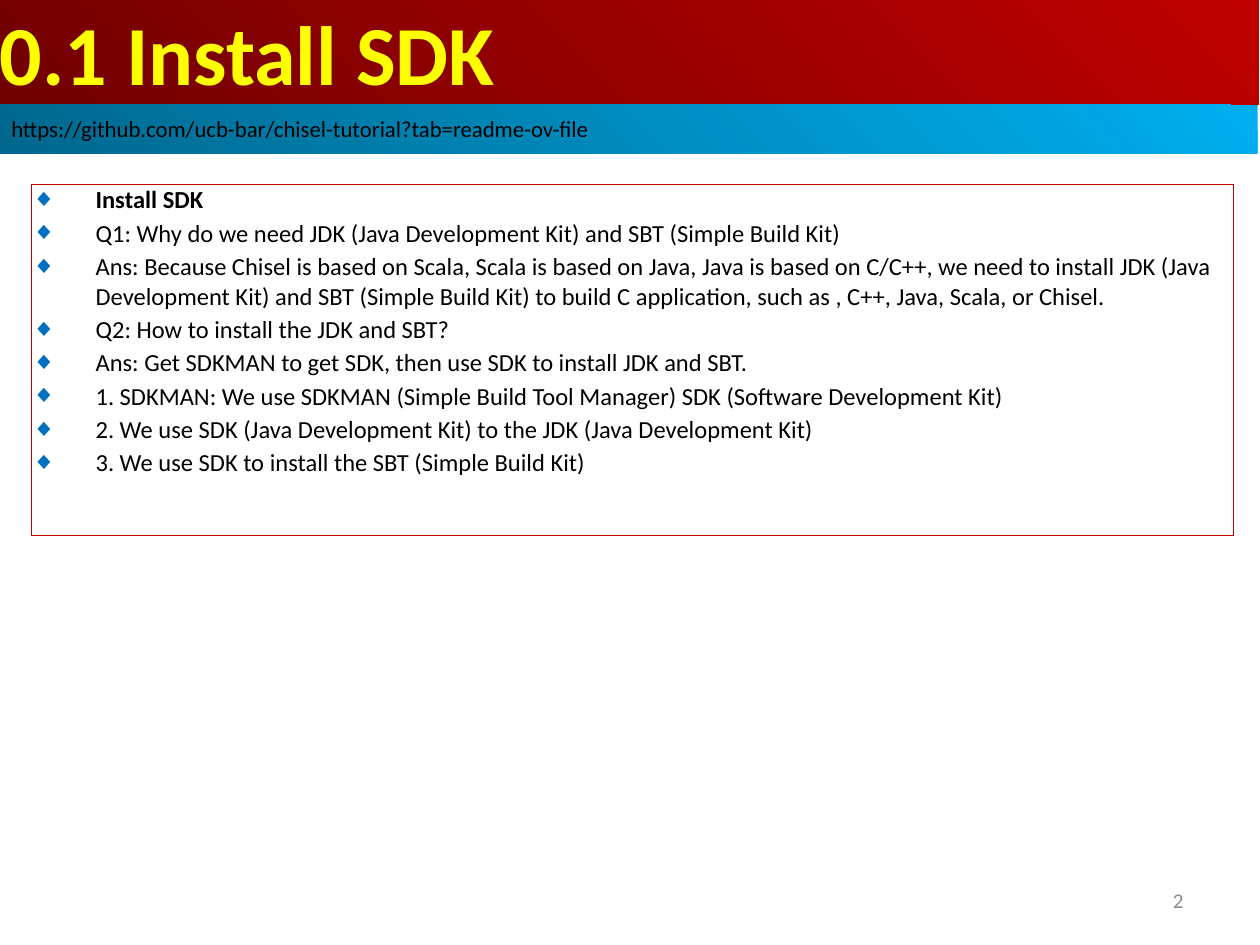
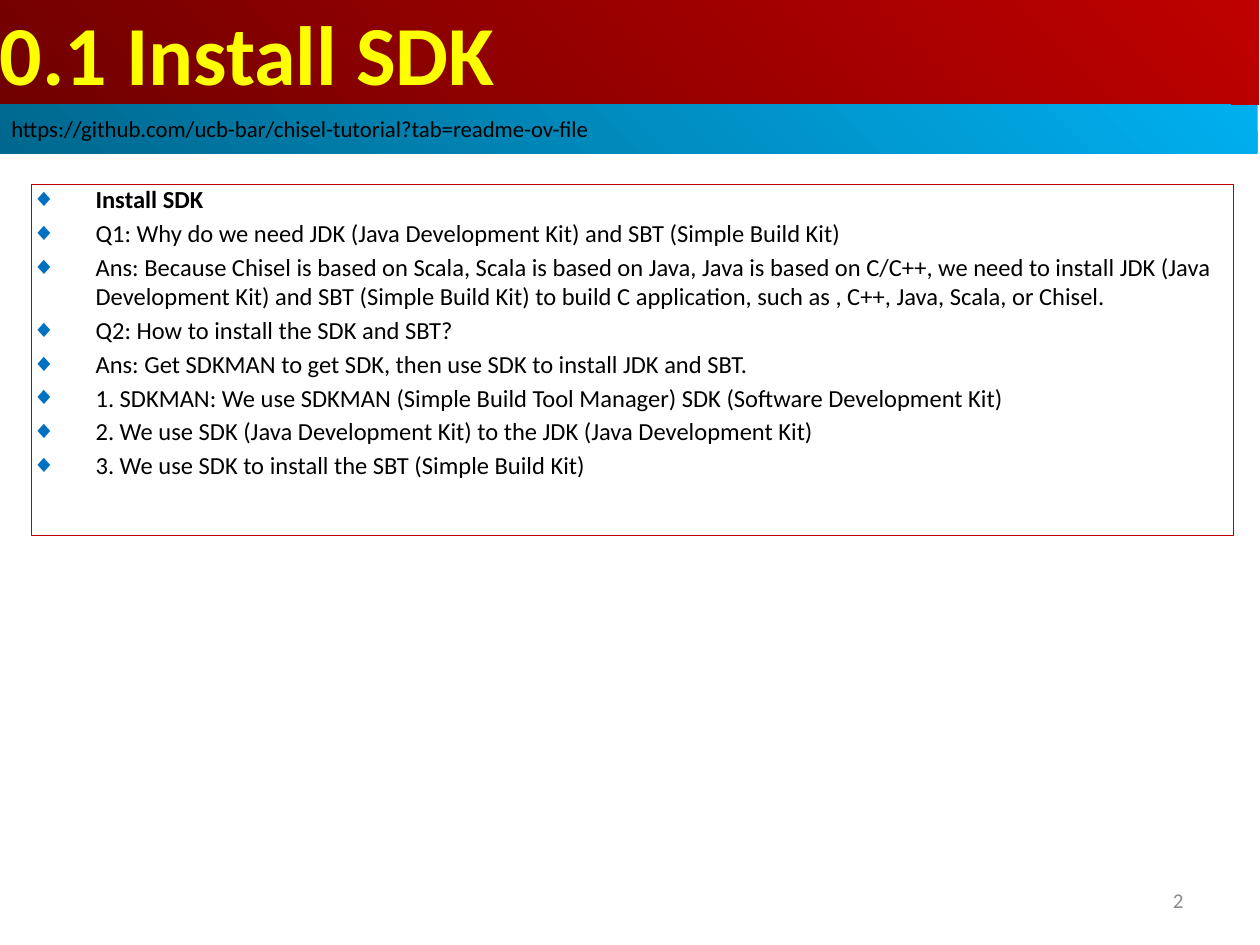
Before and after one commit to peterhchen/AIU_CS800_Chisel, a slide deck: slide 2 of 100_Chisel_HW_Design/000_Install_Chisel/000_Video/000.01_Install_SDK.ppt. Drawn at 1260x945 pixels with LibreOffice and Linux fonts; fonts in the diff are those of the drawing. Boxes give left, top, right and bottom in pixels: in the first picture for what was removed or moved away, otherwise in the second. Text is boxed around its words. In the diff, an @@ line names an element or a change of style, - is before the commit and + after.

```diff
--- a/100_Chisel_HW_Design/000_Install_Chisel/000_Video/000.01_Install_SDK.ppt
+++ b/100_Chisel_HW_Design/000_Install_Chisel/000_Video/000.01_Install_SDK.ppt
@@ text in rectangle at (x1=96, y1=322, x2=452, y2=343): text changed @@
-◆ Q2: How to install the JDK and SBT?
+◆ Q2: How to install the SDK and SBT?
```
